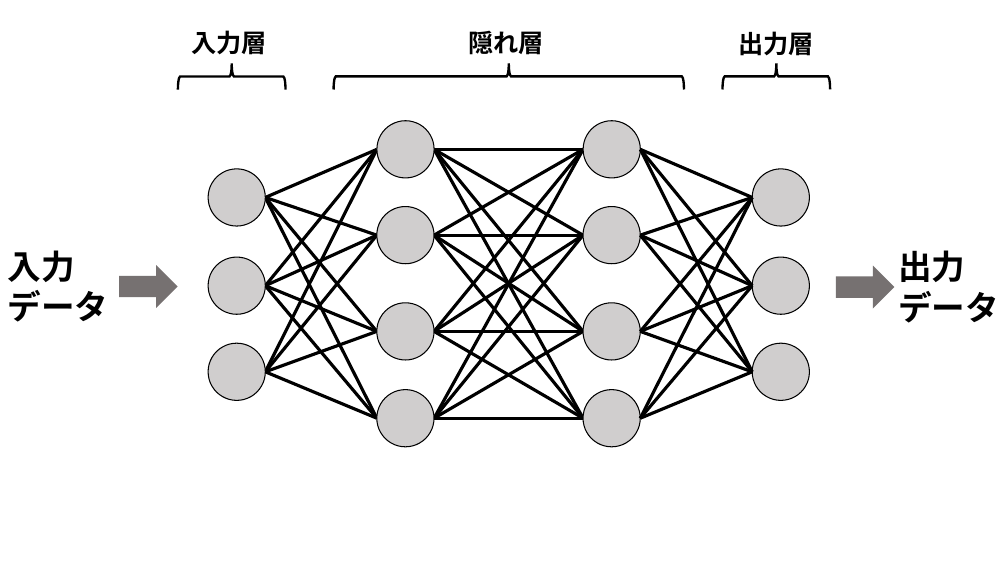
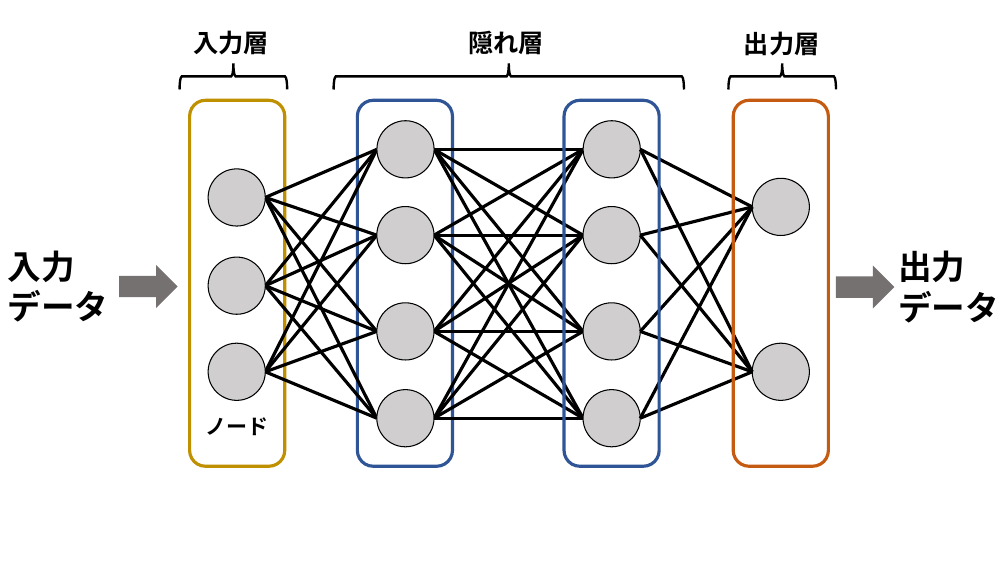
Before and after one commit to rurusasu/tex, a slide deck: slide 9 of 卒研発表tex用_イラスト.pptx. Drawn at 1008x567 pixels with LibreOffice and Linux fonts; fonts in the diff are those of the drawing. Boxes give left, top, right and bottom in pixels: in the first picture for what was removed or moved away, otherwise in the second. Text is boxed around its words. In the diff, an @@ line names an element or a change of style, - is before the commit and + after.

```diff
--- a/卒研発表tex用_イラスト.pptx
+++ b/卒研発表tex用_イラスト.pptx
@@ text "出力層": place and size @@
-text "出力層" at bbox=[738, 31, 814, 56]
+text "出力層" at bbox=[744, 31, 820, 56]
@@ left brace: place and size @@
-left brace at bbox=[723, 63, 831, 90]
+left brace at bbox=[729, 63, 836, 90]
@@ rounded rectangle added at bbox=[190, 101, 285, 467], outline #BF9000 3 pt @@
@@ rounded rectangle added at bbox=[358, 101, 453, 467], outline #2F5597 3 pt @@
@@ rounded rectangle added at bbox=[564, 101, 659, 467], outline #2F5597 3 pt @@
@@ rounded rectangle added at bbox=[734, 101, 829, 467], outline #C55A11 3 pt @@
@@ line moved from (640, 150) - (752, 286) to (640, 150) - (752, 207) @@
@@ ellipse: place and size @@
-ellipse at bbox=[752, 257, 810, 315]
+ellipse at bbox=[752, 178, 810, 236]
@@ line moved from (640, 235) - (752, 286) to (640, 235) - (752, 207) @@
@@ line moved from (640, 418) - (752, 286) to (640, 418) - (752, 207) @@
@@ line moved from (640, 331) - (752, 286) to (640, 331) - (752, 207) @@
@@ group removed at bbox=[640, 150, 810, 418]: 4 lines, 1 ellipse @@
@@ text added at bbox=[206, 417, 269, 436], 20 pt, text #000000, bold @@
+ノード
```
Also in this commit, not shown: 1 slide added, 1 slide removed, 6 other files.
